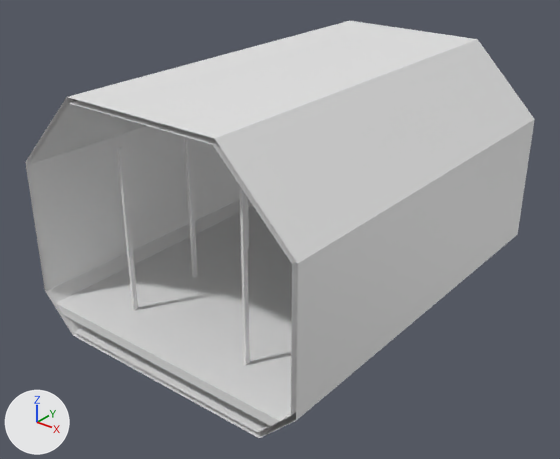
What one commit did to the glTF model space/src/main/resources/assets/jsspace/jsmodels/ship/small_side_door.gltf.
One viewpoint serves both versions: a 50 mm lens placed at (5.35, -9.55, 5.18), pointed at (-0.04, -2.81, 1.0). Arrows for +X, +Y and +Z are at lower left; the lights stay in place. The older version comes first. Vertices at exactly the same position are counted once.

Names of what the first picture shows: 'c_-1_0_4', 'c_-2_0_2', 'c_-2_0_3', 'c_-2_0_4', 'c_-2_1_3', 'c_-2_1_4', 'c_-2_2_4', 'c_0_0_4', 'c_1_0_4', 'c_1_1_4', 'c_1_2_1', 'c_1_2_2', 'c_1_2_3', 'c_1_2_4' and 27 more.
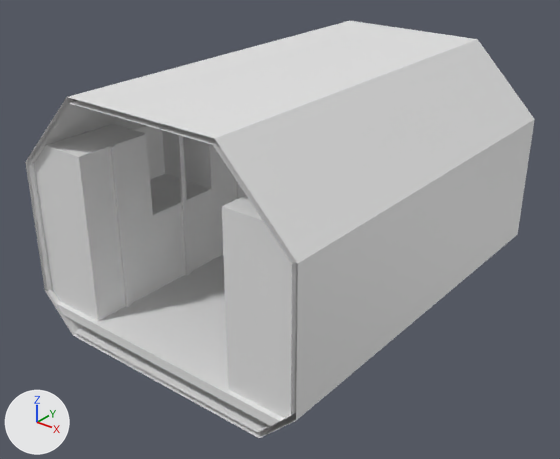
What differs and where, as boxes (x1, y1, x2, y2) in the pictures (560 x 459 px; the box of a moved part takes in the faces that stretch with it):
'c_1_1_4', reshaped: before (240, 221, 363, 372); after (223, 234, 363, 372)
'c_-2_1_4', reshaped: before (27, 148, 134, 262); after (27, 163, 155, 271)
'c_-2_0_4', reshaped: before (39, 223, 158, 349); after (39, 242, 159, 349)
'c_-2_1_3', reshaped: before (101, 129, 195, 232); after (145, 129, 212, 241)
'c_-2_2_4', reshaped: before (25, 97, 118, 171); after (25, 97, 149, 188)
'c_-2_0_3', reshaped: before (109, 198, 213, 289); after (155, 215, 214, 288)
'c_-2_0_2', reshaped: before (167, 177, 262, 259); after (212, 210, 223, 259)
part 1 of me_c__2_0_2, added: after (212, 210, 223, 259)
part 2 of me_c__2_0_3, added: after (155, 215, 214, 288)
part 3 of me_c__2_0_4, added: after (46, 242, 159, 321)
part 4 of me_c__2_1_3, moved or reshaped: before (186, 154, 195, 232); after (150, 151, 212, 241)
part 5 of me_c__2_1_4, built on: before (120, 179, 134, 262); after (35, 163, 155, 271)
part 6 of me_c__2_2_4, added: after (34, 124, 149, 188)
part 7 of me_c_1_0_4, added: after (226, 334, 297, 418)
part 8 of me_c_1_1_4, built on: before (240, 221, 249, 312); after (223, 242, 298, 366)
part 9 of me_c_1_2_4, added: after (222, 195, 298, 269)
'c_0_0_3', unchanged, covered by the edit: before (219, 283, 292, 347); after (219, 312, 226, 319)
'c_-1_0_2', unchanged, covered by the edit: before (215, 205, 292, 282); after (215, 255, 224, 263)
'c_-2_0_1', unchanged, covered by the edit: before (217, 171, 269, 233)

Diff of the bpy script that builds the scene:
```diff
--- a/space/src/main/resources/assets/jsspace/jsmodels/ship/small_side_door.gltf.py
+++ b/space/src/main/resources/assets/jsspace/jsmodels/ship/small_side_door.gltf.py
@@ me_c__2_0_2 @@
-me_c__2_0_2.from_pydata(...)  # 24 vertices, 18 faces; spans x -1.9..-1.0, y -3.0..-2.0, z 0.0..1.0
+me_c__2_0_2.from_pydata(...)  # 26 vertices, 30 faces; spans x -1.9..-1.0, y -3.0..-2.0, z 0.0..1.0
+# me_c__2_0_2 part 1
+# 2 vertices are added at (-1.0, -2.0, 1.0), (-1.0, -3.0, 1.0)
+# 12 new faces join them
@@ me_c__2_0_3 @@
-me_c__2_0_3.from_pydata(...)  # 24 vertices, 18 faces; spans x -1.9..-1.0, y -4.0..-3.0, z 0.0..1.0
+me_c__2_0_3.from_pydata(...)  # 26 vertices, 30 faces; spans x -1.9..-1.0, y -4.0..-3.0, z 0.0..1.0
+# me_c__2_0_3 part 2
+# 2 vertices are added at (-1.0, -3.0, 1.0), (-1.0, -4.0, 1.0)
+# 12 new faces join them
@@ me_c__2_0_4 @@
-me_c__2_0_4.from_pydata(...)  # 24 vertices, 20 faces; spans x -1.9..-1.0, y -5.0..-4.0, z 0.0..1.0
+me_c__2_0_4.from_pydata(...)  # 30 vertices, 34 faces; spans x -1.9..-1.0, y -5.0..-4.0, z 0.0..1.0
+# me_c__2_0_4 part 3
+# 6 vertices are added at (-1.0, -4.94, 0.35), (-1.715, -4.94, 0.35), (-1.84, -4.94, 0.475), (-1.84, -4.94, 1.0), (-1.0, -4.0, 1.0), (-1.0, -4.94, 1.0)
+# 14 new faces join them
@@ me_c__2_1_3 @@
-me_c__2_1_3.from_pydata(...)  # 16 vertices, 12 faces; spans x -1.9..-0.85, y -4.0..-3.0, z 1.0..2.0
+me_c__2_1_3.from_pydata(...)  # 22 vertices, 22 faces; spans x -1.9..-0.97, y -4.0..-3.0, z 1.0..2.0
+# me_c__2_1_3 part 4
+# 8 vertices in x -0.88..-0.85, y -3.53..-3.47, z 1.0..2.0 move by (-0.12, 0.0, 0.0)
+# 6 vertices are added at (-1.0, -4.0, 1.35), (-1.0, -4.0, 1.0), (-1.84, -4.0, 1.35), (-1.0, -3.0, 1.0), (-1.0, -3.0, 1.35), (-1.84, -3.0, 1.35)
+# 10 new faces join them
@@ me_c__2_1_4 @@
-me_c__2_1_4.from_pydata(...)  # 16 vertices, 12 faces; spans x -1.9..-0.85, y -5.0..-4.0, z 1.0..2.0
+me_c__2_1_4.from_pydata(...)  # 26 vertices, 32 faces; spans x -1.9..-0.97, y -5.0..-4.0, z 1.0..2.0
+# me_c__2_1_4 part 5
+# 8 vertices in x -0.88..-0.85, y -4.53..-4.47, z 1.0..2.0 move by (-0.12, 0.0, 0.0)
+# 4 vertices are added at (-1.84, -4.94, 1.35), (-1.84, -4.0, 1.35), (-1.84, -4.94, 1.0), (-1.84, -4.94, 2.0)
+# 6 new vertices lie (0.84, 0.0, 0.0) away from vertices in x -1.84, y -4.94..-4.0, z 1.0..2.0
+# 20 new faces join them
@@ me_c__2_2_4 @@
-me_c__2_2_4.from_pydata(...)  # 12 vertices, 8 faces; spans x -1.9..-1.0, y -5.0..-4.0, z 2.0..3.0
+me_c__2_2_4.from_pydata(...)  # 20 vertices, 22 faces; spans x -1.9..-1.0, y -5.0..-4.0, z 2.0..3.0
+# me_c__2_2_4 part 6
+# 8 vertices are added at x -1.84..-1.0, y -4.94..-4.0, z 2.0..2.35
+# 14 new faces join them
@@ me_c_1_0_4 @@
-me_c_1_0_4.from_pydata(...)  # 24 vertices, 20 faces; spans x 1.0..1.9, y -5.0..-4.0, z 0.0..1.0
+me_c_1_0_4.from_pydata(...)  # 30 vertices, 34 faces; spans x 1.0..1.9, y -5.0..-4.0, z 0.0..1.0
+# me_c_1_0_4 part 7
+# 6 vertices are added at (1.0, -4.94, 0.35), (1.715, -4.94, 0.35), (1.84, -4.94, 0.475), (1.84, -4.94, 1.0), (1.0, -4.94, 1.0), (1.0, -4.0, 1.0)
+# 14 new faces join them
@@ me_c_1_1_4 @@
-me_c_1_1_4.from_pydata(...)  # 16 vertices, 12 faces; spans x 0.85..1.9, y -5.0..-4.0, z 1.0..2.0
+me_c_1_1_4.from_pydata(...)  # 26 vertices, 32 faces; spans x 0.97..1.9, y -5.0..-4.0, z 1.0..2.0
+# me_c_1_1_4 part 8
+# 8 vertices in x 0.85..0.88, y -4.53..-4.47, z 1.0..2.0 move by (0.12, 0.0, 0.0)
+# 10 vertices are added at x 1.0..1.84, y -4.94..-4.0, z 1.0..2.0
+# 20 new faces join them
@@ me_c_1_2_4 @@
-me_c_1_2_4.from_pydata(...)  # 12 vertices, 8 faces; spans x 1.0..1.9, y -5.0..-4.0, z 2.0..3.0
+me_c_1_2_4.from_pydata(...)  # 20 vertices, 22 faces; spans x 1.0..1.9, y -5.0..-4.0, z 2.0..3.0
+# me_c_1_2_4 part 9
+# 8 vertices are added at x 1.0..1.84, y -4.94..-4.0, z 2.0..2.35
+# 14 new faces join them
```
